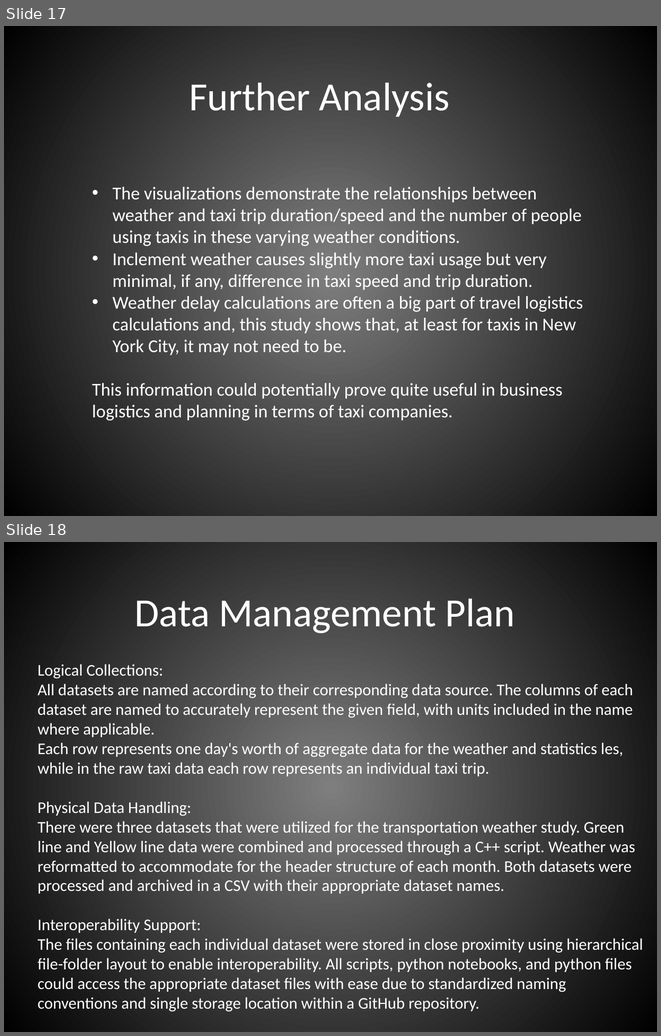
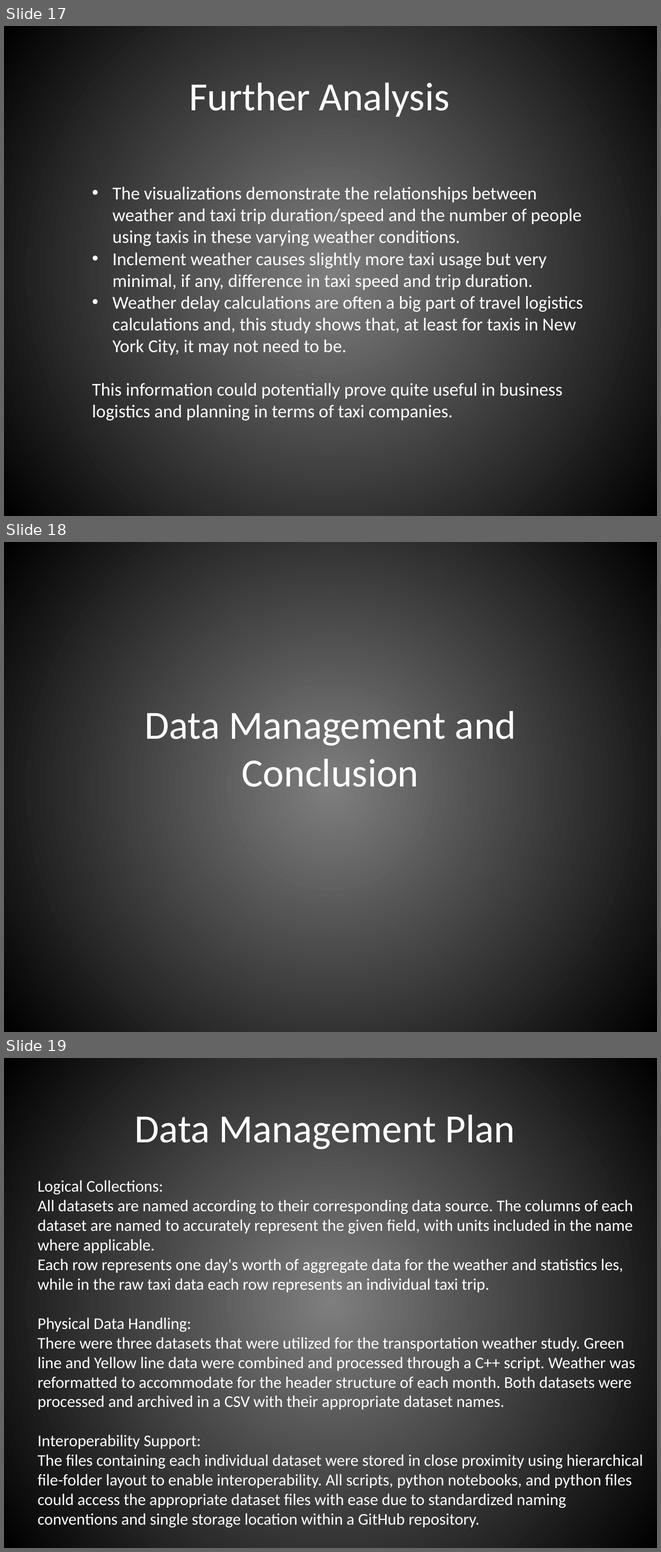
Before and after one commit to IanGross/NYC_Transportation_Weather_Study, a slide deck: powerpoint/presentation.pptx. Shown one above the other, each under a label of ours: slides 17 and 18 before the commit, slides 17, 18 and 19 after it. The pictures are 661x1036 and 661x1552 pixels, drawn with LibreOffice and Linux fonts; fonts in the diff are those of the drawing. Boxes give left, top, right and bottom in pixels: in the first picture for what was removed or moved away, otherwise in the second. Text is boxed around its words. In the diff, an @@ line names an element or a change of style, - is before the commit and + after.

Commit message:
Added End slide

```diff
--- a/powerpoint/presentation.pptx
+++ b/powerpoint/presentation.pptx
@@ slide 18 added at (4, 542, 657, 1032), background gradient #7F7F7F to #000000 @@
@@ title added at (144, 711, 516, 787), 44 pt, text #FFFFFF @@
+Data Management and Conclusion
@@ what was slide 18 is now slide 19 @@
```
